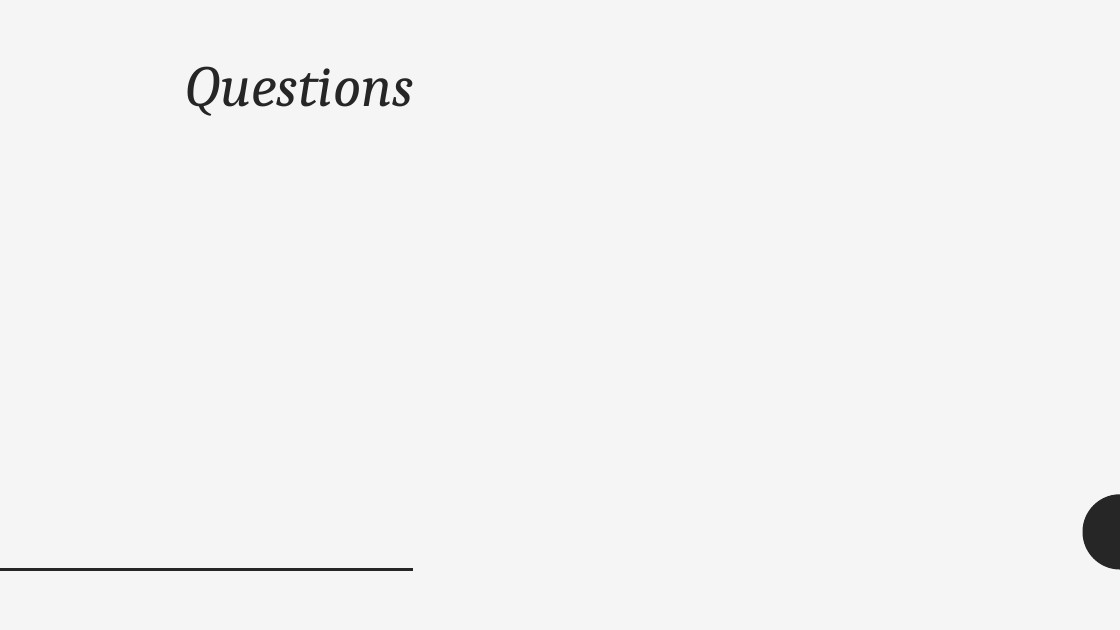
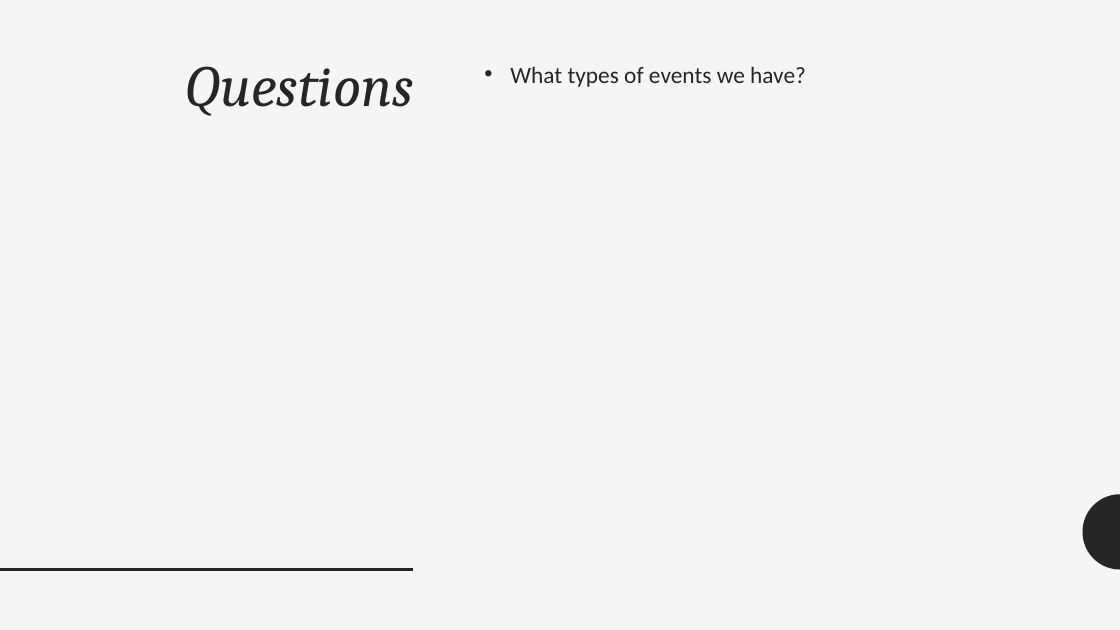
Before and after one commit to manuwira/intro_Team6, a slide deck: slide 14 of PräsentationIntro.pptx. Drawn at 1120x630 pixels with LibreOffice and Linux fonts; fonts in the diff are those of the drawing. Boxes give left, top, right and bottom in pixels: in the first picture for what was removed or moved away, otherwise in the second. Text is boxed around its words. In the diff, an @@ line names an element or a change of style, - is before the commit and + after.

```diff
--- a/PräsentationIntro.pptx
+++ b/PräsentationIntro.pptx
@@ text added at (510,66,806,87), 20 pt, text #262626 @@
+• What types of events we have?
```
Also in this commit, not shown: 3 other slides changed.
